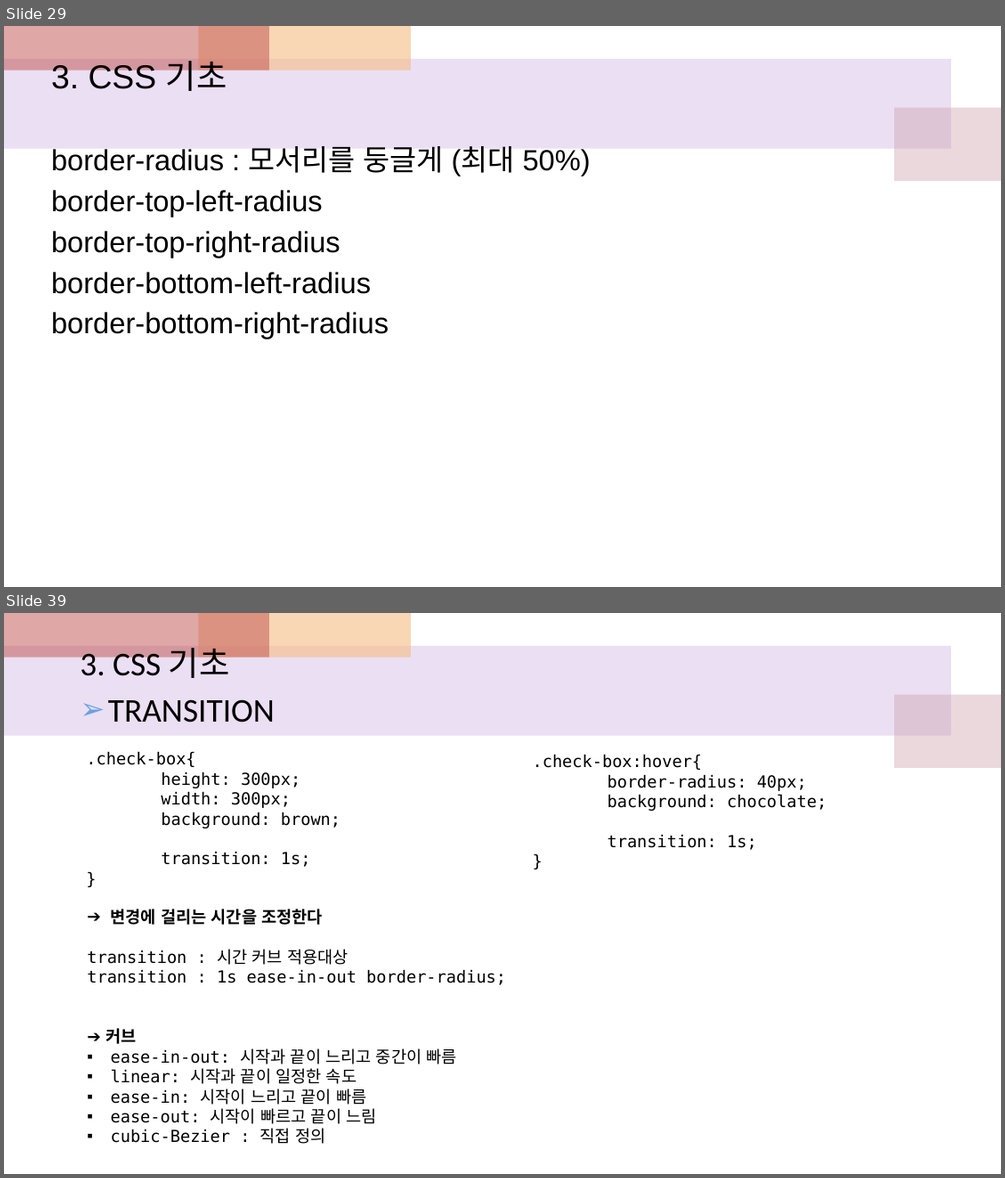
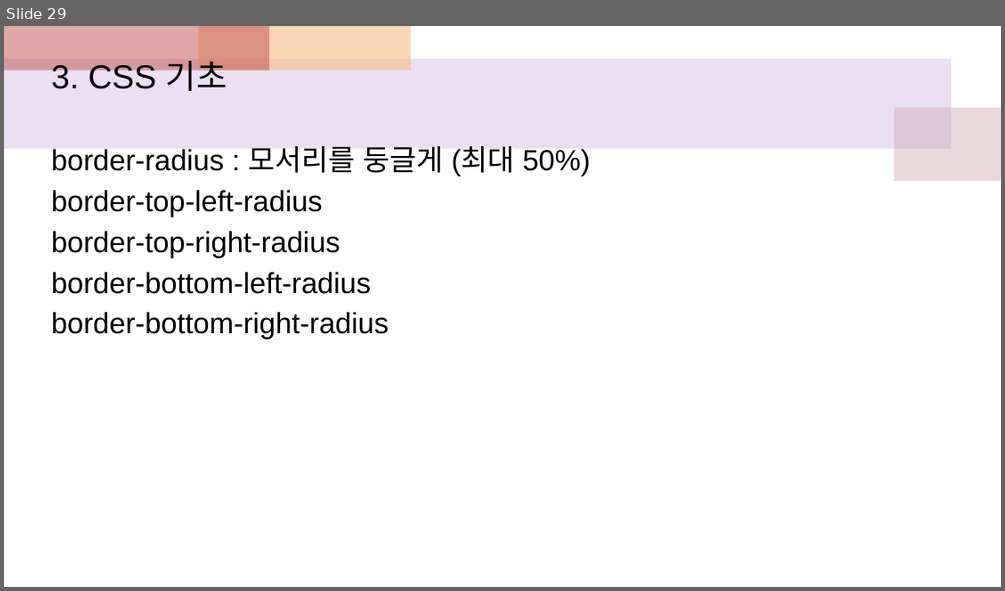
Before and after one commit to sonsungjong/html_css, a slide deck: htmlcss수업참고자료.pptx. Shown one above the other, each under a label of ours: slides 29 and 39 before the commit, slide 29 after it; the slides between them are not shown. The pictures are 1005x1178 and 1005x591 pixels, drawn with LibreOffice and Linux fonts; fonts in the diff are those of the drawing. Boxes give left, top, right and bottom in pixels: in the first picture for what was removed or moved away, otherwise in the second. Text is boxed around its words. In the diff, an @@ line names an element or a change of style, - is before the commit and + after.

```diff
--- a/htmlcss수업참고자료.pptx
+++ b/htmlcss수업참고자료.pptx
@@ slide 39 removed at box(4, 613, 1001, 1174), background #FFFFFF; not listed: 4 template elements that a slide beside it also shows @@
@@ text removed at box(80, 641, 275, 722) @@
-3. CSS 기초
-➢ TRANSITION
@@ text removed at box(86, 752, 340, 867) @@
-.check-box{
-height: 300px;
-width: 300px;
-background: brown;
-transition: 1s;
-}
@@ text removed at box(533, 754, 826, 850) @@
-.check-box:hover{
-border-radius: 40px;
-background: chocolate;
-transition: 1s;
-}
@@ text removed at box(87, 908, 506, 1143) @@
-➔ 변경에 걸리는 시간을 조정한다
-transition : 시간 커브 적용대상
-transition : 1s ease-in-out border-radius;
-➔ 커브
-▪ ease-in-out: 시작과 끝이 느리고 중간이 빠름
-▪ linear: 시작과 끝이 일정한 속도
-▪ ease-in: 시작이 느리고 끝이 빠름
-▪ ease-out: 시작이 빠르고 끝이 느림
-▪ cubic-Bezier : 직접 정의
```
Also in this commit, not shown: 8 slides changed, 12 slides added, 11 other slides removed.
